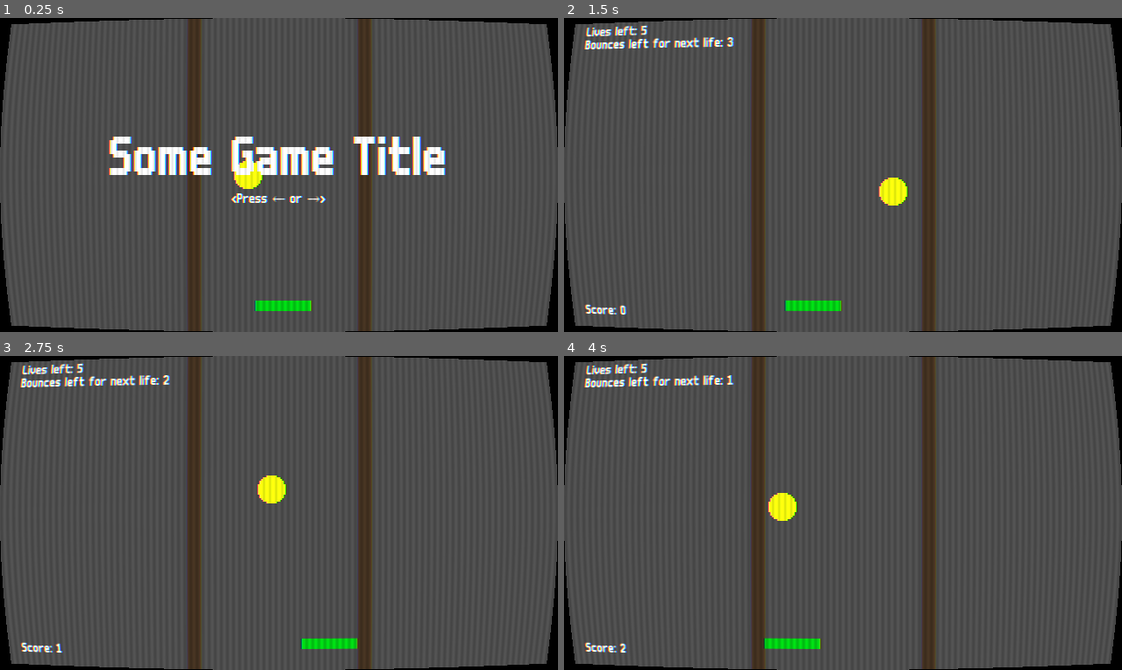
Above: before the commit, frames 1-4 (two rows, left to right).
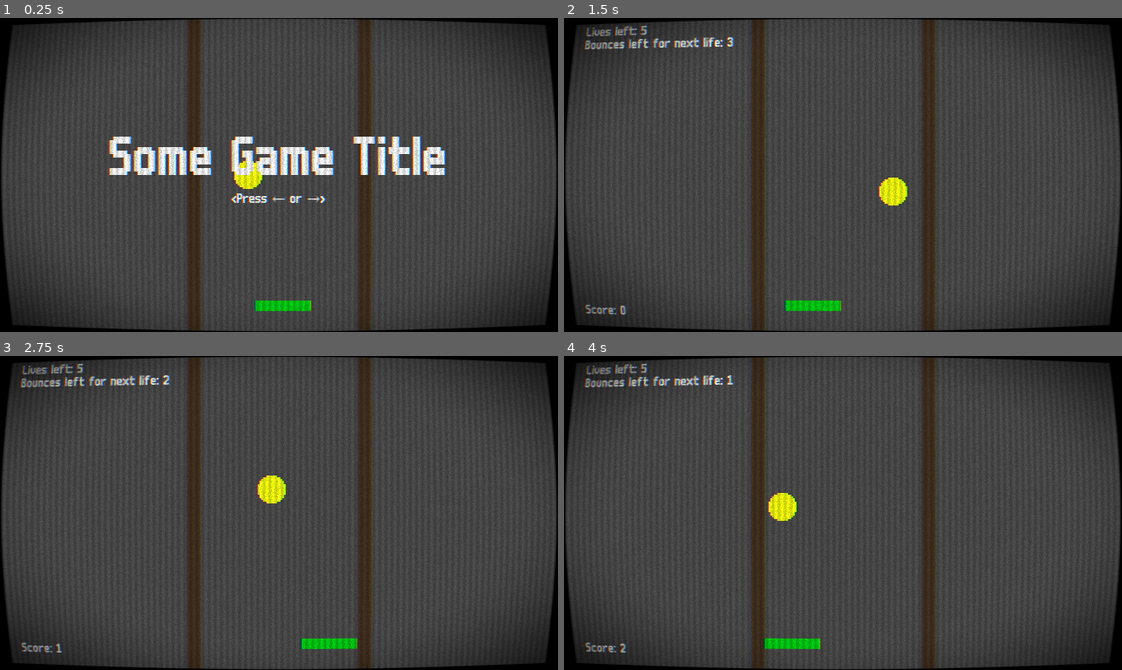
Above: after the commit, the same moments.

Repository: YannVeld/LD60
Game: Godot game, scene res://main.tscn
Same seed, same stepped clock (60 frames per second), same inputs: the game is played once before the commit and once after it.
Inputs:
- Up to frame 1 (0.25 s): no input
- Up to frame 2 (1.5 s): tap Enter at 0.5 s; hold Right (move_right) 0.53-1.28 s; tap R (reroll) at 0.6 s; hold Left (move_left) from 1.28 s (still down); tap 1 at 1.35 s
- Up to frame 3 (2.75 s): release Left (move_left) at 2.03 s; hold Right (move_right) from 2.03 s (still down); tap 2 at 2.1 s
- Up to frame 4 (4 s): tap 3 at 2.85 s; release Right (move_right) at 3.53 s; hold Left (move_left) from 3.53 s (still down); tap 4 at 3.6 s

The runs differ from the first frame. In frame 1, 11% of the frame differs, in the area x 0-100%, y 0-100%; in frame 2, 10%; in frame 3, 10%; in frame 4, 10%.

Commit message:
More post processing

Diff:
--- a/postprocess_material.tres
+++ b/postprocess_material.tres
@@ -8,3 +8,7 @@
 shader_parameter/chroma = 1.0
 shader_parameter/line_sep = 7.0
 shader_parameter/line_intens = 0.10000000475
+shader_parameter/vignette_radius = 0.90000004275
+shader_parameter/vignette_smooth = 0.50000002375
+shader_parameter/grain = 0.2
+shader_parameter/smooth_edges = 0.010000000475
--- a/postprocessing.gdshader
+++ b/postprocessing.gdshader
@@ -5,11 +5,22 @@
 uniform float curve : hint_range(0.0, 1.0) = 0.05;
 uniform float chroma : hint_range(0.0, 5.0) = 1.0;
 
-uniform float line_sep = 5.0;
-uniform float line_intens : hint_range(0.0, 1.0) = 0.3;
+uniform float line_sep = 7.0;
+uniform float line_intens : hint_range(0.0, 1.0) = 0.1;
+
+uniform float vignette_radius : hint_range(0.0, 1.0) = 0.9;
+uniform float vignette_smooth : hint_range(0.0, 1.0) = 0.5;
+
+uniform float grain : hint_range(0.0, 1.0) = 0.2;
+
+uniform float smooth_edges : hint_range(0.0, 1.0) = 0.01;
 
 vec3 sample_screen(vec2 uv) {
 	return textureLod(screen_texture, uv, 0.0).rgb;
+}
+
+float random(vec2 uv) {
+    return fract(sin(dot(uv.xy, vec2(12.9898, 78.233))) * 43758.5453123);
 }
 
 vec2 curve_screen(vec2 uv) {
@@ -22,8 +33,20 @@
 	return uv;
 }
 
+float get_vignette(vec2 uv) {
+	vec2 tt = uv - 0.5;
+	float dist = length(tt);
+	return smoothstep(vignette_radius, vignette_radius-vignette_smooth, dist);
+}
+
 float check_bounds(vec2 uv) {
 	return step(0.0, uv.x) * step(uv.x, 1.0) * step(0.0, uv.y) * step(uv.y, 1.0);
+}
+
+float smoothen_edges(vec2 uv) {
+	vec2 tt = abs(2.0*uv - 1.0);
+	float dist = max(tt.x, tt.y);
+	return 1.0 - smoothstep(1.0-smooth_edges, 1.0, dist);
 }
 
 void fragment() {
@@ -43,7 +66,18 @@
 
 	// Lines on screen
 	float line_intensity = 1.0 - line_intens * sin(2.0 * PI * uv.x / (line_sep*SCREEN_PIXEL_SIZE.x));
+	color = color * line_intensity;
+
+	// Vignette
+	color = color * get_vignette(uv);
+
+	// Grain
+	float grain_intensity = 1.0 - grain * random(uv + fract(TIME));
+	color = color * grain_intensity;
+
+	// Smoothen edges
+	color = color * smoothen_edges(uv);
 
 	// Sample color
-	COLOR.rgb = color * outside_bounds * line_intensity;
+	COLOR.rgb = color * outside_bounds;
 }
